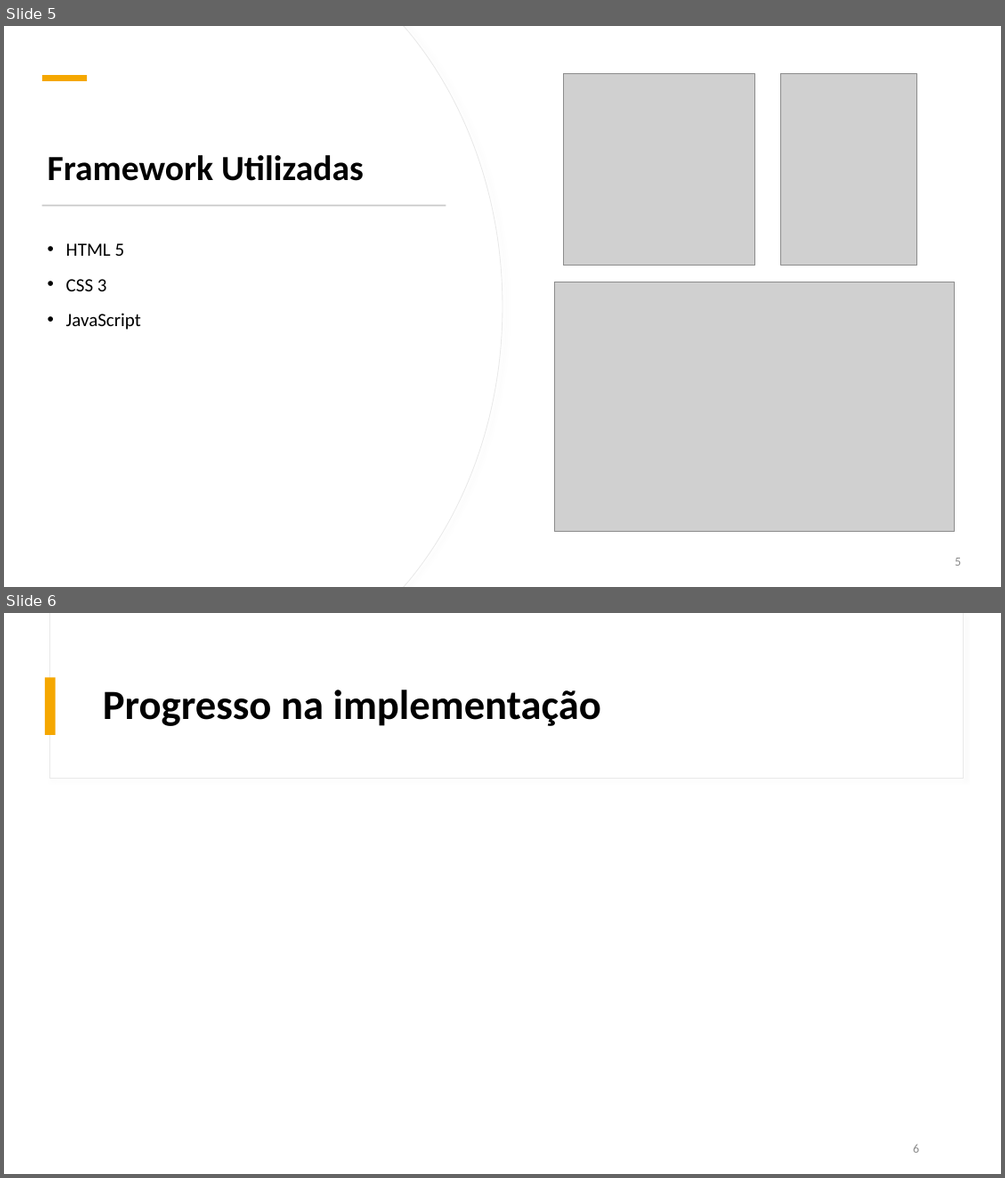
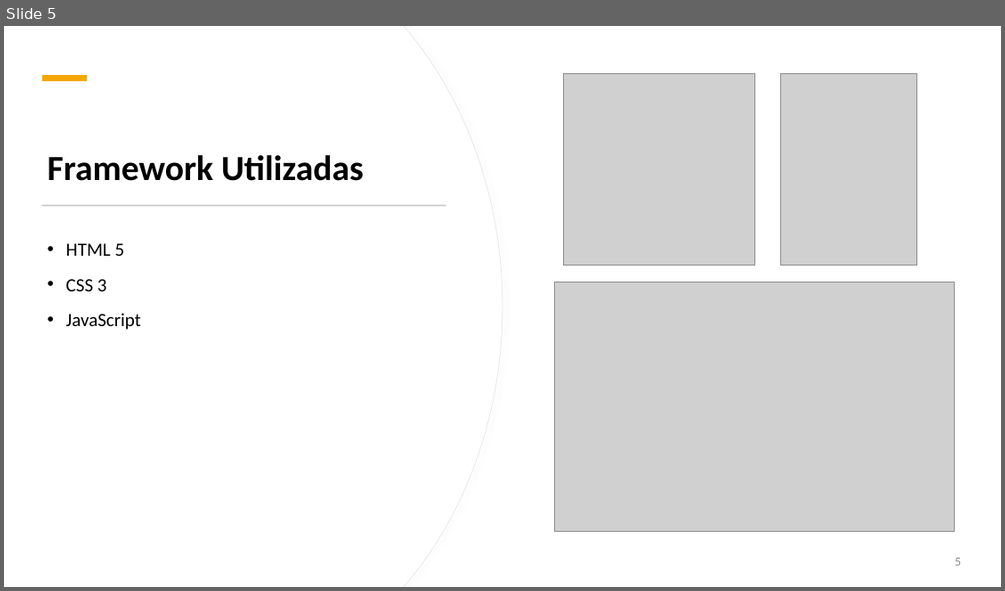
Before and after one commit to Gongas1331/FitLink, a slide deck: apresentações/Apresentação3.pptx. Shown one above the other, each under a label of ours: slides 5 and 6 before the commit, slide 5 after it. The pictures are 1005x1178 and 1005x591 pixels, drawn with LibreOffice and Linux fonts; fonts in the diff are those of the drawing; grey boxes stand for pictures. Boxes give left, top, right and bottom in pixels: in the first picture for what was removed or moved away, otherwise in the second. Text is boxed around its words. In the diff, an @@ line names an element or a change of style, - is before the commit and + after.

```diff
--- a/apresentações/Apresentação3.pptx
+++ b/apresentações/Apresentação3.pptx
@@ slide 6 removed at <box>4,613,1001,1174</box>, background #FFFFFF; not listed: 2 template elements that a slide beside it also shows @@
@@ rectangle removed at <box>45,677,56,735</box> @@
@@ title removed at <box>103,690,601,726</box> @@
-Progresso na implementação
@@ page number removed at <box>913,1143,919,1152</box> @@
-6
```
Also in this commit, not shown: 1 slide changed.
